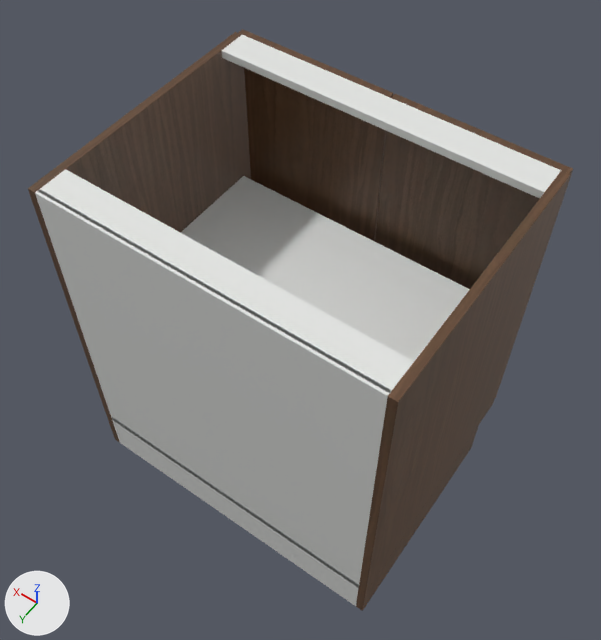
An edit to the glTF model storefront/public/cabinet-inventory/models/bvc-2285.glb, drawn before and after from the same camera.
Rendered twice from a 50 mm lens placed at (-0.26, 0.605, 1.89), pointed at (0.395, -0.312, 0.449). The axes (+X, +Y, +Z) are drawn at lower left. The lights are the same throughout. The picture after the commit comes second. Where no turn or scale is listed for an object, it has been applied to the vertices.

Script lines for the objects in view, before the commit:
```python
me_cube = bpy.data.meshes.new('Cube')
me_cube.from_pydata(...)  # 56 vertices, 108 faces; spans x -0.009..0.009, y -0.295..0.295, z -0.381..0.381
me_cube.materials.append(mat_supplier_finish___dark_walnut)
me_cube_009 = bpy.data.meshes.new('Cube.009')
me_cube_009.from_pydata(...)  # 56 vertices, 108 faces; spans x -0.188..0.188, y -0.01..0.01, z -0.378..0.378
me_cube_009.materials.append(mat_supplier_finish___dark_walnut)
me_cube_011 = bpy.data.meshes.new('Cube.011')
me_cube_011.from_pydata(...)  # 56 vertices, 108 faces; spans x -0.361..0.361, y -0.275..0.275, z -0.009..0.009
me_cube_011.materials.append(mat_cabinet_interior___visual_interpretation)  # white #e5e6e3
ob_adjustable_shelf = bpy.data.objects.new('Adjustable shelf', me_cube_011)
ob_adjustable_shelf.location = (0.381, -0.285, 0.495)
ob_cabinet_side = bpy.data.objects.new('Cabinet side', me_cube)
ob_cabinet_side.location = (0.009, -0.295, 0.495)
ob_door = bpy.data.objects.new('Door', me_cube_009)
ob_door.location = (0.191, -0.6, 0.495)
# also in view: 'Top support rail.001' at (0.381, -0.555, 0.867); 'Top support rail' at (0.381, -0.04, 0.867); 'Cabinet side.001' at (0.753, -0.295, 0.495); 'Door.001' at (0.571, -0.6, 0.495); 'Recessed side plinth' at (0.009, -0.257, 0.057)
```
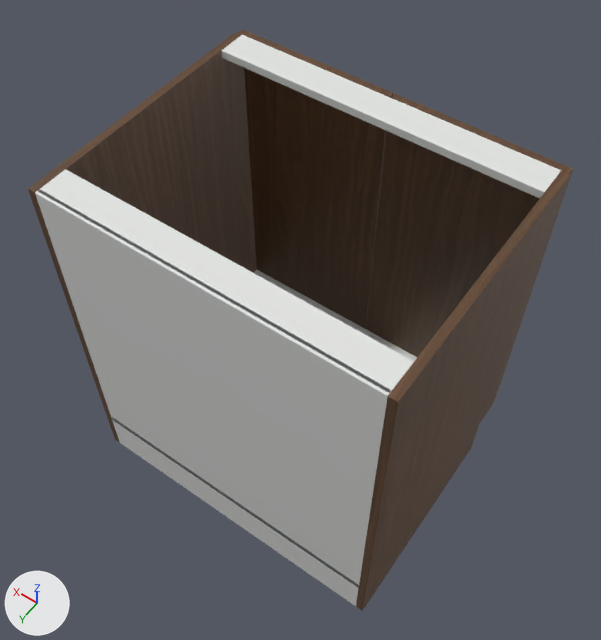
Changed parts and their boxes (x1, y1, x2, y2) in the pictures (601 x 640 px):
'Adjustable shelf', deleted: before (181, 176, 470, 361)

The change, as a diff of the scene's bpy script:
```diff
--- a/storefront/public/cabinet-inventory/models/bvc-2285.glb.py
+++ b/storefront/public/cabinet-inventory/models/bvc-2285.glb.py
@@ ob_adjustable_shelf @@
-ob_adjustable_shelf = bpy.data.objects.new('Adjustable shelf', me_cube_011)
-ob_adjustable_shelf.location = (0.381, -0.285, 0.495)
```
